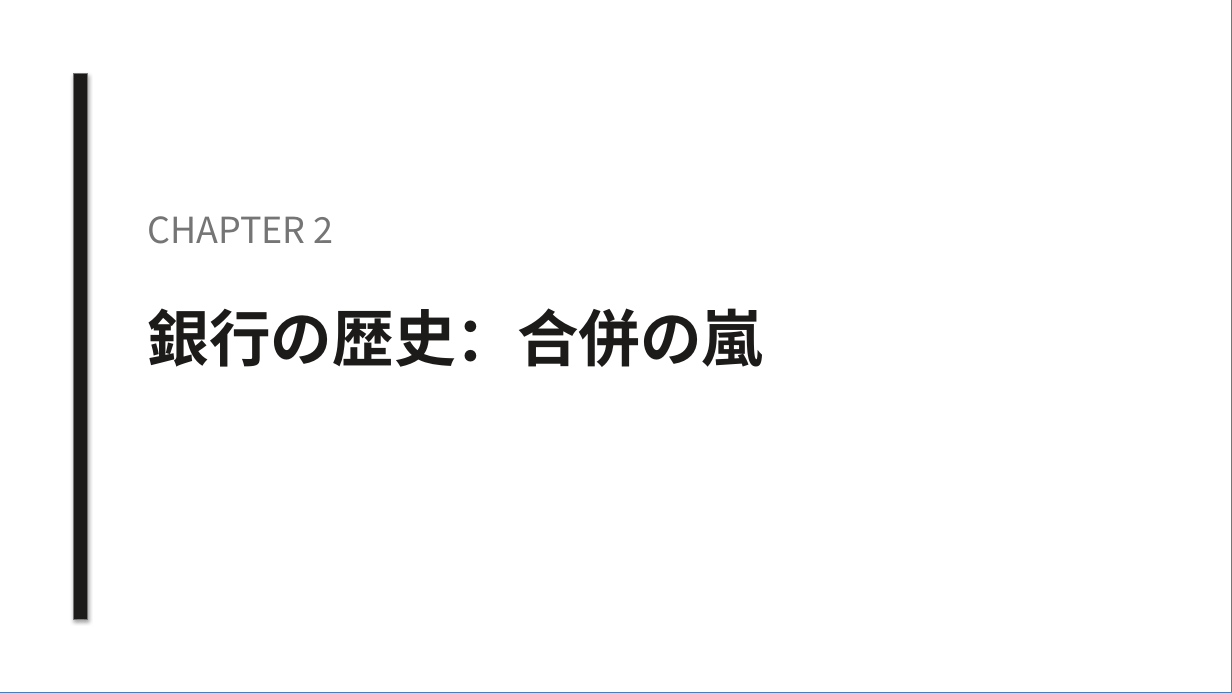
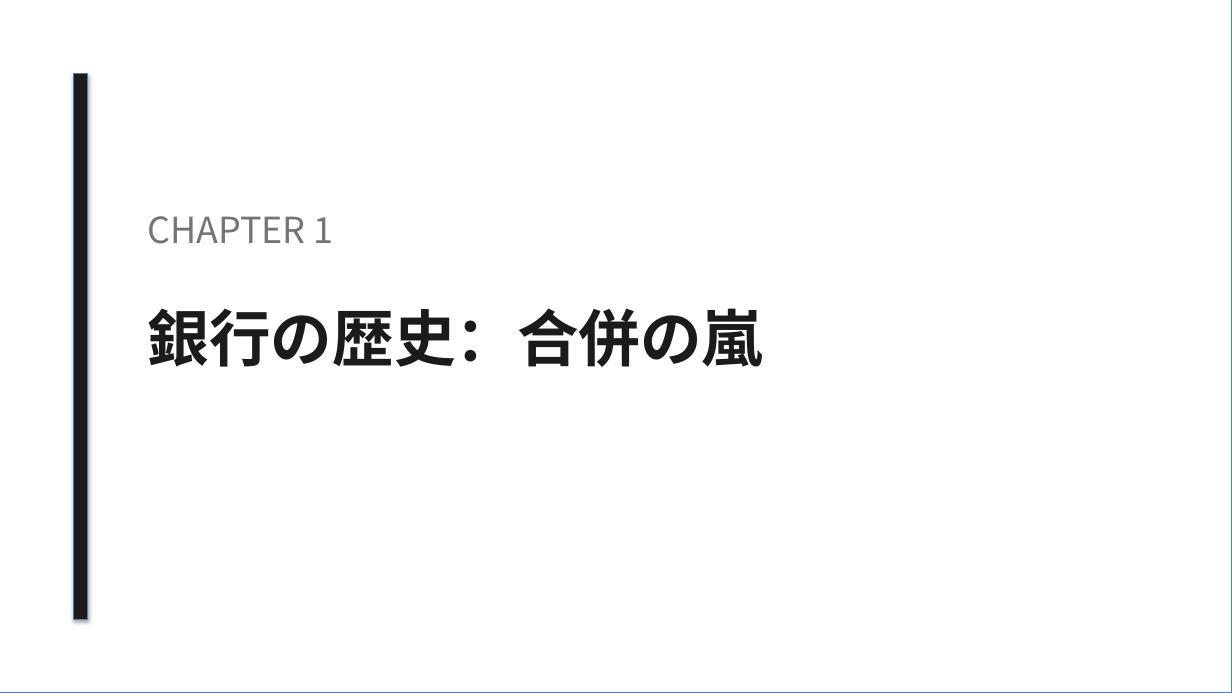
Before and after one commit to xilicrysta/bank-pptx, a slide deck: slide 5 of bank-normal/bank_normal_presentation.pptx. Drawn at 1232x693 pixels with LibreOffice and Linux fonts; fonts in the diff are those of the drawing. Boxes give left, top, right and bottom in pixels: in the first picture for what was removed or moved away, otherwise in the second. Text is boxed around its words. In the diff, an @@ line names an element or a change of style, - is before the commit and + after.

Commit message:
Fix CHAPTER numbering mismatch to align with Agenda (n)

```diff
--- a/bank-normal/bank_normal_presentation.pptx
+++ b/bank-normal/bank_normal_presentation.pptx
@@ text at (148,216,334,244): text changed @@
-CHAPTER 2
+CHAPTER 1
```
Also in this commit, not shown: 6 other slides changed, 1 other file.
